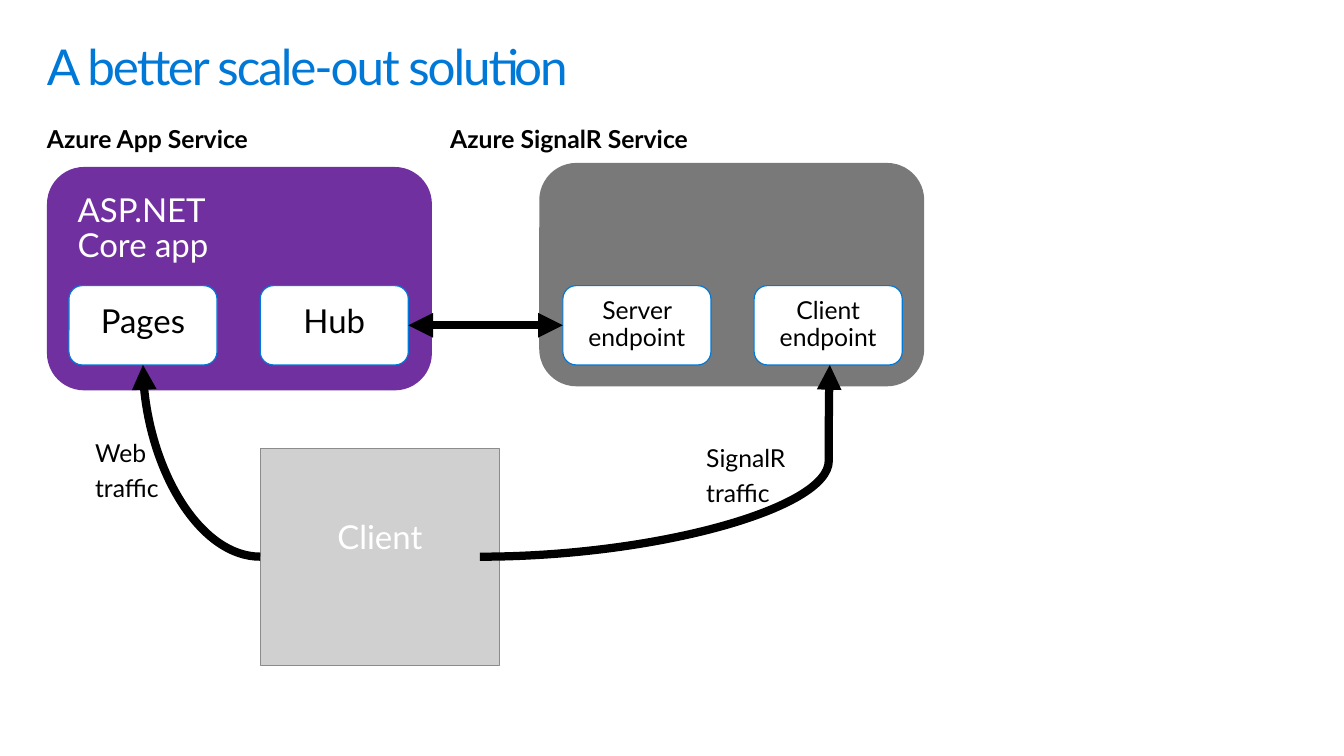
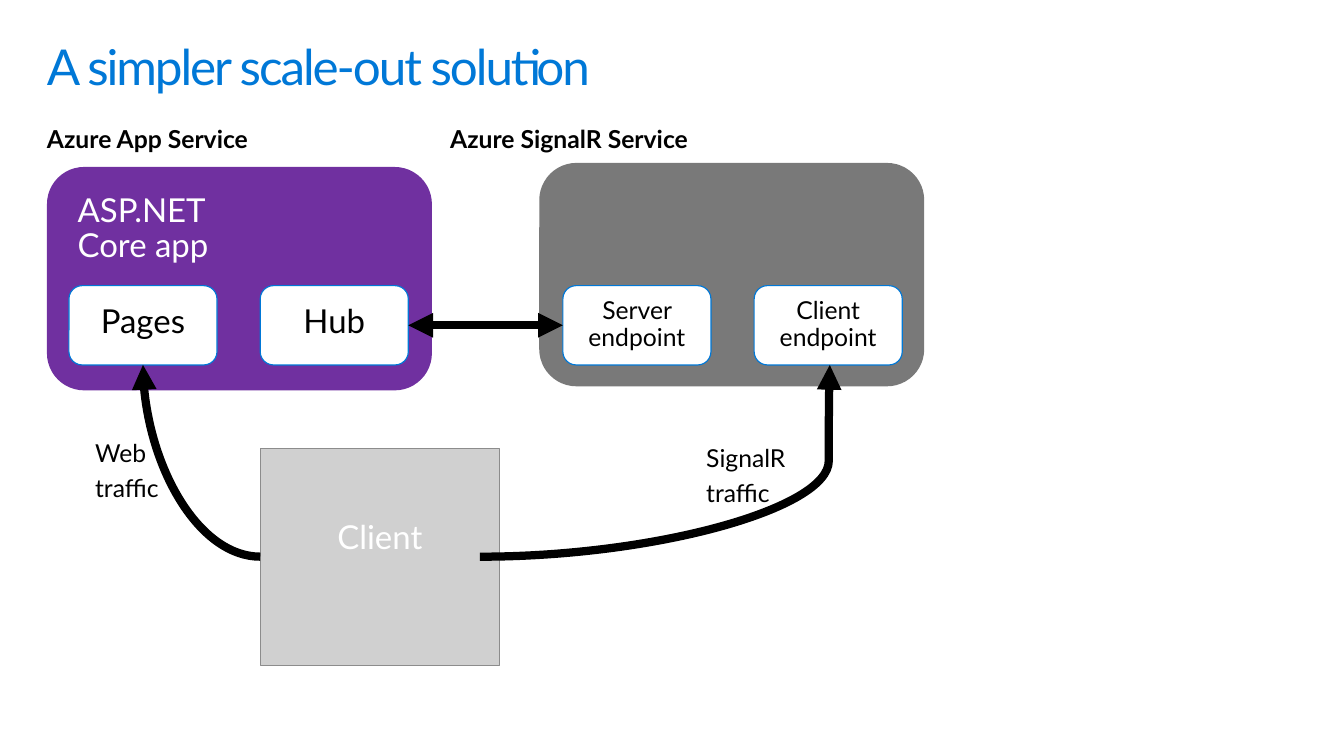
Before and after one commit to scottaddie/slide-decks, a slide deck: slide 11 of Building the Real-time Web with SignalR.pptx. Drawn at 1344x756 pixels with LibreOffice and Linux fonts; fonts in the diff are those of the drawing; grey boxes stand for pictures; background and template pictures are left out. Boxes give left, top, right and bottom in pixels: in the first picture for what was removed or moved away, otherwise in the second. Text is boxed around its words. In the diff, an @@ line names an element or a change of style, - is before the commit and + after.

Commit message:
Minor tweaks

```diff
--- a/Building the Real-time Web with SignalR.pptx
+++ b/Building the Real-time Web with SignalR.pptx
@@ title at bbox=[47, 48, 590, 94]: text changed @@
-A better scale-out solution
+A simpler scale-out solution
```
